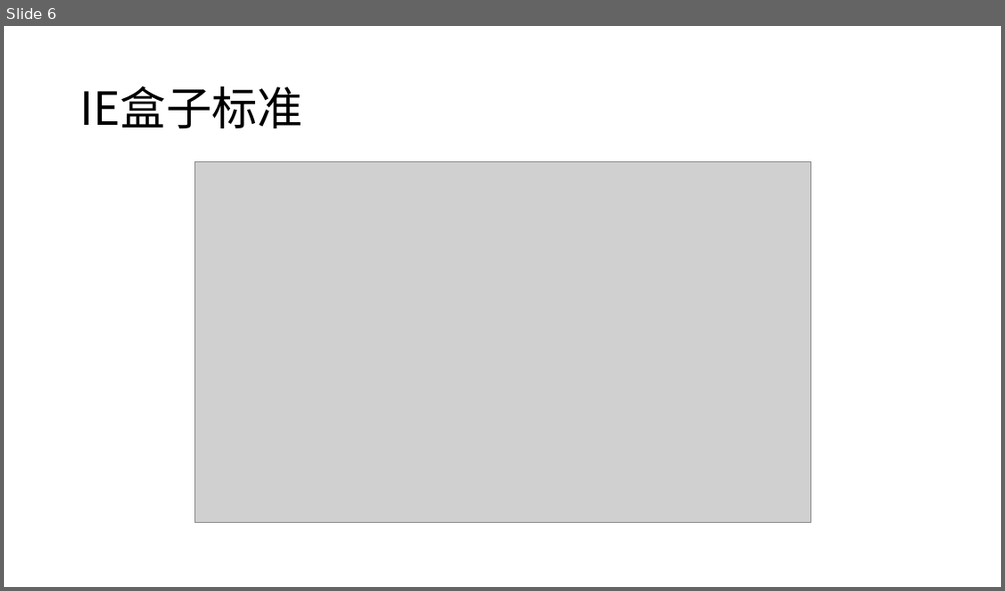
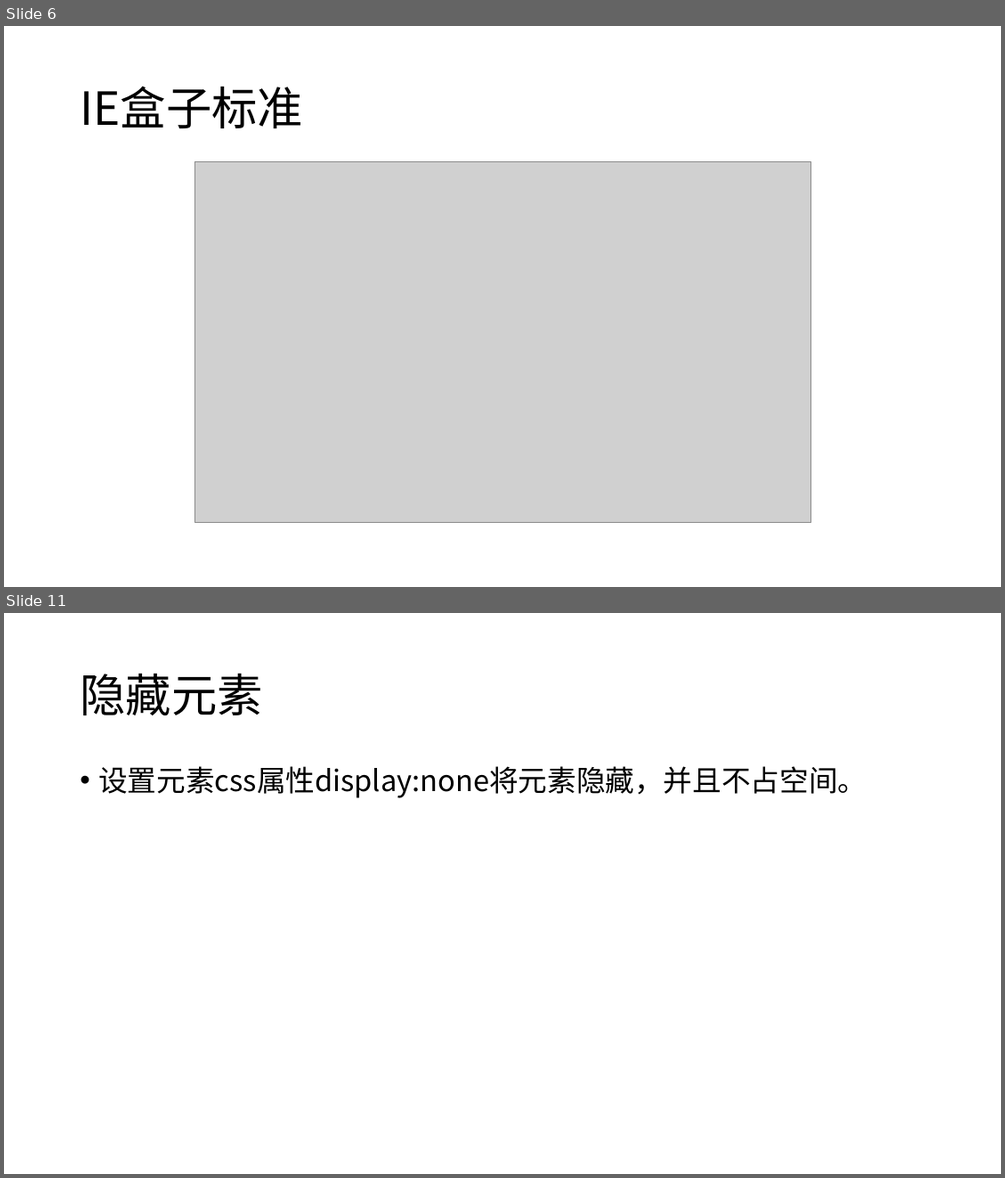
Before and after one commit to sans123wx/class, a slide deck: 网页设计与制作/课件/6/css盒子.pptx. Shown one above the other, each under a label of ours: slide 6 before the commit, slides 6 and 11 after it; the slides between them are not shown. The pictures are 1005x591 and 1005x1178 pixels, drawn with LibreOffice and Linux fonts; fonts in the diff are those of the drawing; grey boxes stand for pictures. Boxes give left, top, right and bottom in pixels: in the first picture for what was removed or moved away, otherwise in the second. Text is boxed around its words. In the diff, an @@ line names an element or a change of style, - is before the commit and + after.

```diff
--- a/网页设计与制作/课件/6/css盒子.pptx
+++ b/网页设计与制作/课件/6/css盒子.pptx
@@ slide 11 added at <box>4,613,1001,1174</box>, background #FFFFFF @@
@@ title added at <box>80,673,262,715</box>, 44 pt, text #000000 @@
+隐藏元素
@@ text added at <box>98,766,866,798</box>, 28 pt, text #000000 @@
+• 设置元素css属性display:none将元素隐藏，并且不占空间。
```
Also in this commit, not shown: 4 other slides added, 5 other files.
